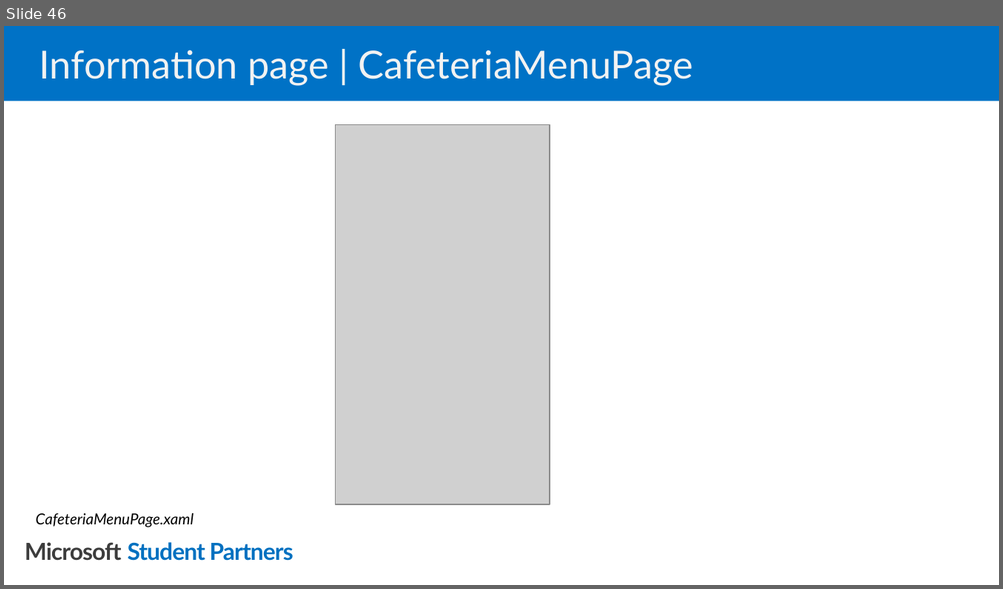
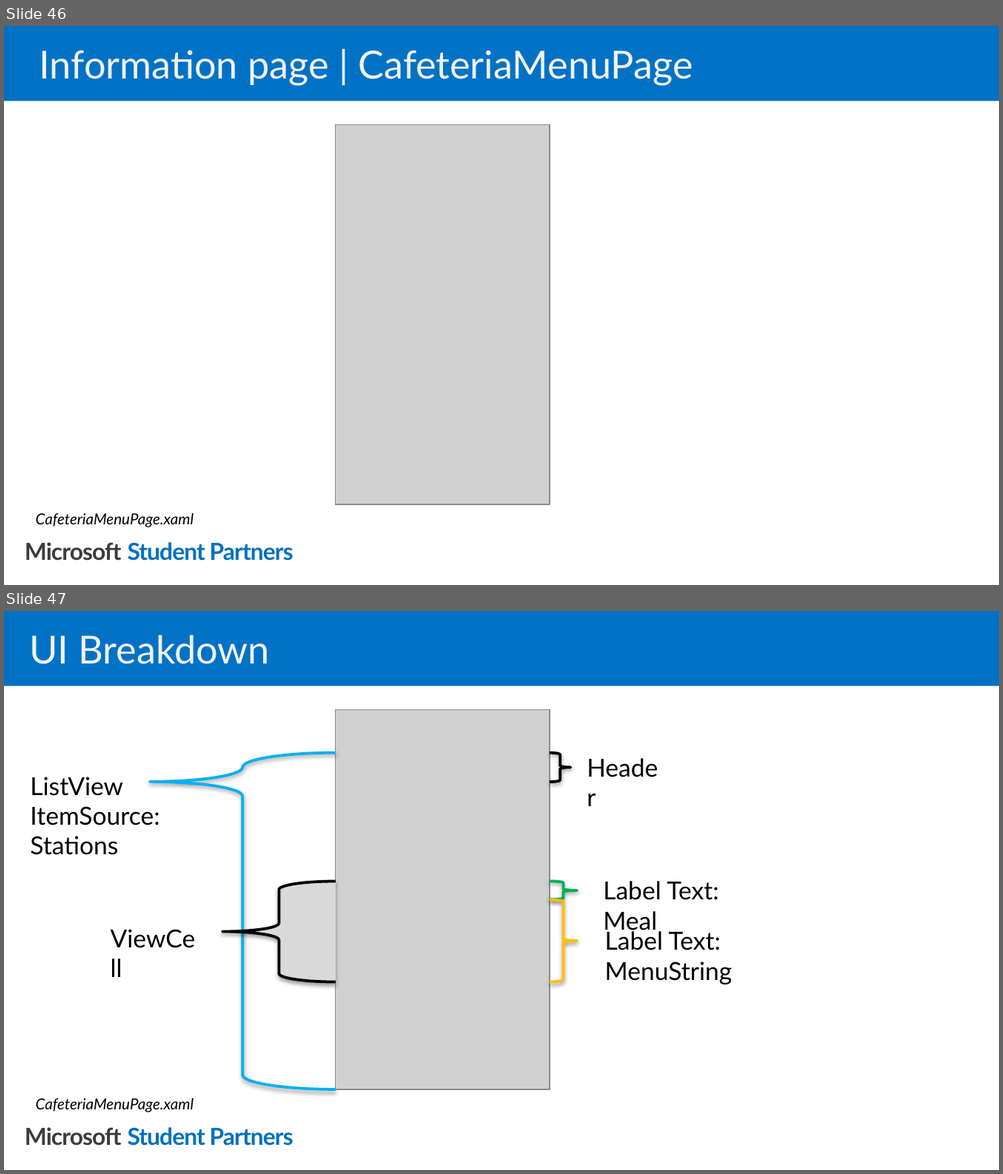
Before and after one commit to michstmatt/Xamarin.Forms-MSU-Cafeteria, a slide deck: Xamarin Cafeteria.pptx. Shown one above the other, each under a label of ours: slide 46 before the commit, slides 46 and 47 after it. The pictures are 1003x589 and 1003x1174 pixels, drawn with LibreOffice and Linux fonts; fonts in the diff are those of the drawing; grey boxes stand for pictures; background and template pictures are left out. Boxes give left, top, right and bottom in pixels: in the first picture for what was removed or moved away, otherwise in the second. Text is boxed around its words. In the diff, an @@ line names an element or a change of style, - is before the commit and + after.

```diff
--- a/Xamarin Cafeteria.pptx
+++ b/Xamarin Cafeteria.pptx
@@ slide 47 added at (4,611,999,1170), background picture (left out); not listed: 2 template elements that a slide beside it also shows @@
@@ title added at (29,635,270,664), 28 pt, text #F2F2F2 @@
+UI Breakdown
@@ picture added at (336,710,549,1091) @@
@@ left brace added at (149,753,336,1091), outline #00B0F0 2 pt @@
@@ right brace added at (549,753,570,782), outline #000000 2 pt @@
@@ text added at (577,747,671,787), 18 pt, text #000000 @@
+Header
@@ text added at (30,777,159,855), 18 pt, text #000000 @@
+ListView
+ItemSource: Stations
@@ left brace added at (223,882,336,982), fill #D9D9D9, outline #000000 2 pt @@
@@ right brace added at (549,882,577,900), outline #00B050 2 pt @@
@@ text added at (603,881,718,934), 18 pt, text #000000 @@
+Label Text: Meal
@@ text added at (100,918,209,958), 18 pt, text #000000 @@
+ViewCell
@@ right brace added at (549,900,577,982), outline #FFC000 2 pt @@
@@ text added at (605,929,732,985), 18 pt, text #000000 @@
+Label Text: MenuString
@@ text added at (36,1099,193,1113), 11 pt, text #000000, italic @@
+CafeteriaMenuPage.xaml
```
Also in this commit, not shown: 3 other files.
